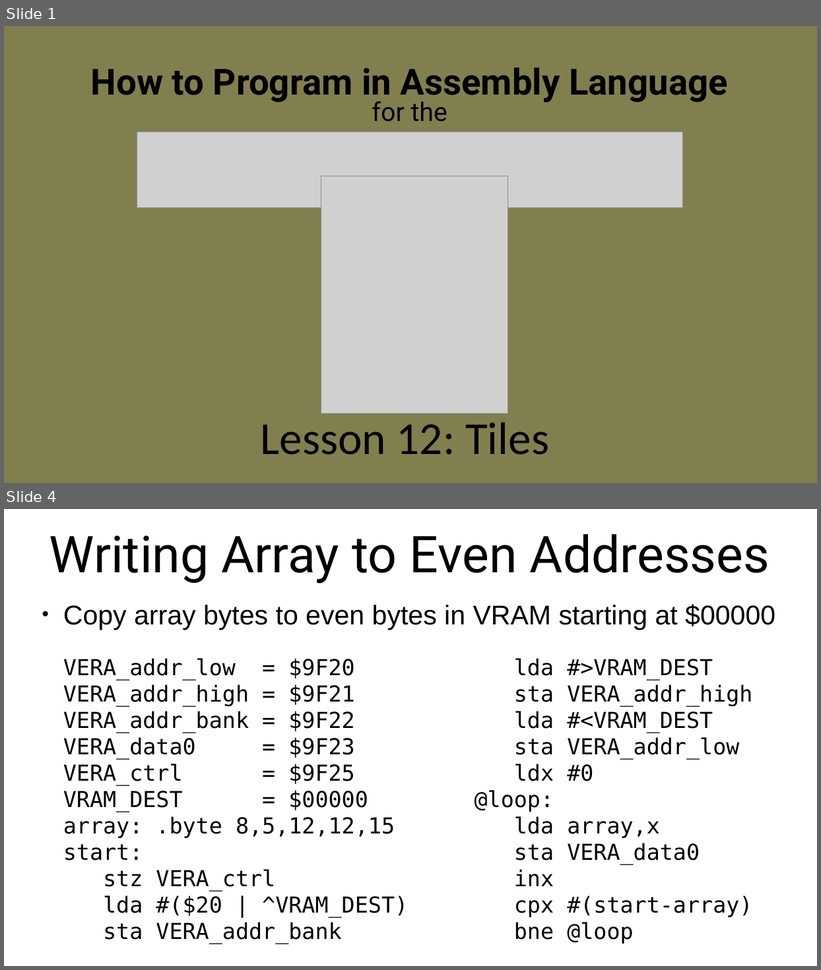
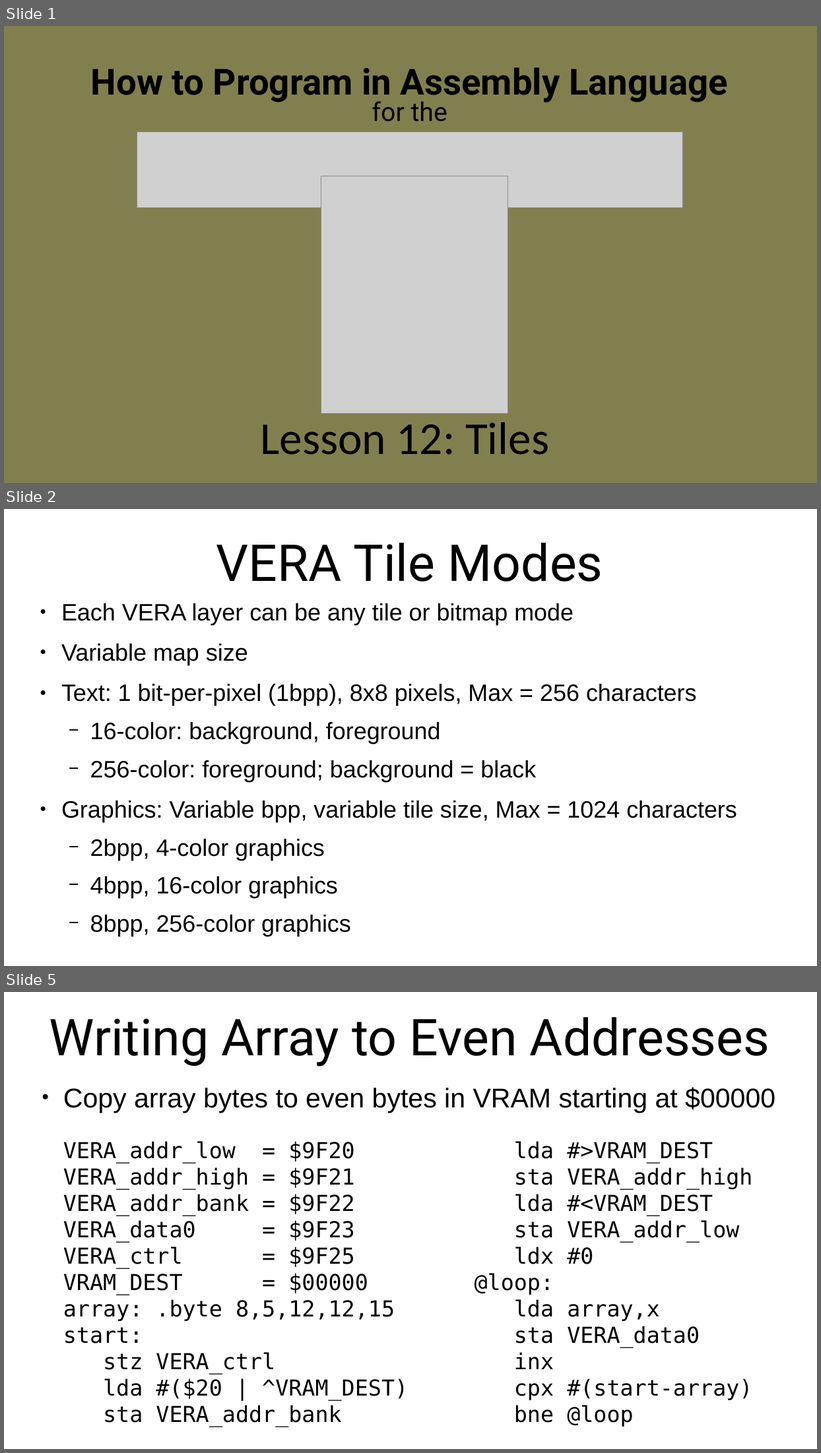
Before and after one commit to SlithyMatt/x16-assembly-tutorial, a slide deck: Lesson12/Lesson12.odp. Shown one above the other, each under a label of ours: slides 1 and 4 before the commit, slides 1, 2 and 5 after it; the slides between them are not shown. The pictures are 821x970 and 821x1453 pixels, drawn with LibreOffice and Linux fonts; fonts in the diff are those of the drawing; grey boxes stand for pictures. Boxes give left, top, right and bottom in pixels: in the first picture for what was removed or moved away, otherwise in the second. Text is boxed around its words. In the diff, an @@ line names an element or a change of style, - is before the commit and + after.

```diff
--- a/Lesson12/Lesson12.odp
+++ b/Lesson12/Lesson12.odp
@@ slide 2 added at (4, 509, 817, 966), background #FFFFFF @@
@@ title added at (216, 543, 603, 582), 60 pt, text #000000 @@
+VERA Tile Modes
@@ text added at (61, 603, 737, 937), 28 pt, text #000000 @@
+● Each VERA layer can be any tile or bitmap mode
+● Variable map size
+● Text: 1 bit-per-pixel (1bpp), 8x8 pixels, Max = 256 characters
+  − 16-color: background, foreground
+  − 256-color: foreground; background = black
+● Graphics: Variable bpp, variable tile size, Max = 1024 characters
+  − 2bpp, 4-color graphics
+  − 4bpp, 16-color graphics
+  − 8bpp, 256-color graphics
@@ what was slide 4 is now slide 5 @@
```
Also in this commit, not shown: 2 other slides added, 3 slides removed, 2 other files.
